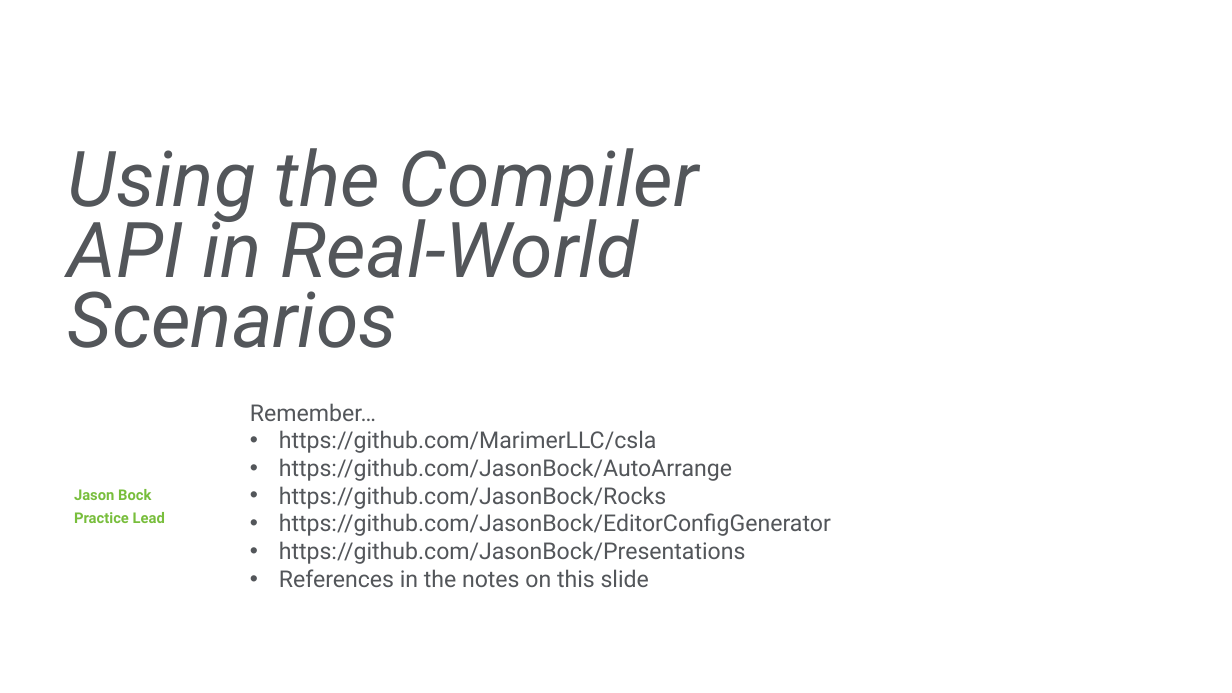
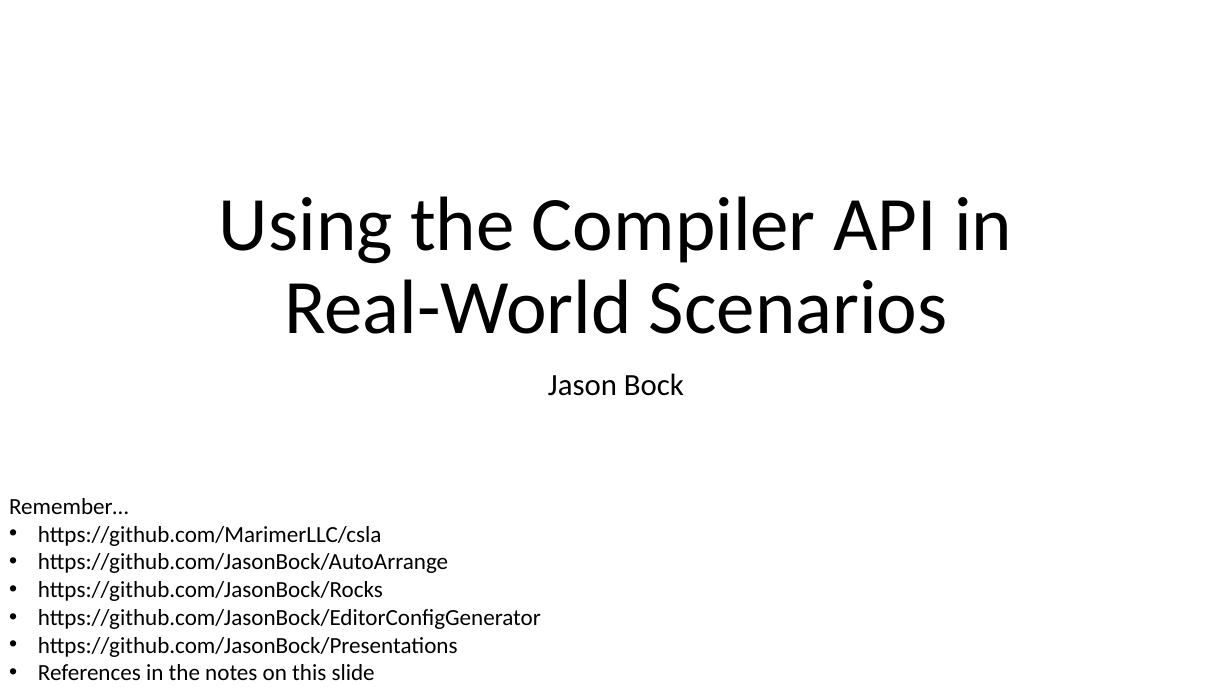
Before and after one commit to JasonBock/Presentations, a slide deck: slide 16 of Using the Compiler API in Real-World Scenarios.pptx. Drawn at 1232x693 pixels with LibreOffice and Linux fonts; fonts in the diff are those of the drawing; background and template pictures are left out. Boxes give left, top, right and bottom in pixels: in the first picture for what was removed or moved away, otherwise in the second. Text is boxed around its words. In the diff, an @@ line names an element or a change of style, - is before the commit and + after.

```diff
--- a/Using the Compiler API in Real-World Scenarios.pptx
+++ b/Using the Compiler API in Real-World Scenarios.pptx
@@ title "Using the Compiler API in ...": place and size @@
-title "Using the Compiler API in ..." at (68, 148, 699, 348)
+title "Using the Compiler API in ..." at (219, 196, 1012, 334)
@@ title "Using the Compiler API in ..." at (219, 196, 1012, 334): font Roboto to Calibri, text colour #53565A to #000000, italic off; alignment left to centre; line spacing 55pt to 0.9; vertical alignment top to bottom @@
@@ subtitle added at (548, 373, 684, 396), 24 pt, text #000000 @@
+Jason Bock
@@ text "Remember…": place and size @@
-text "Remember…" at (250, 403, 831, 587)
+text "Remember…" at (9, 498, 541, 680)
@@ text "Remember…" at (9, 498, 541, 680): font Roboto to Calibri, text colour #53565A to #000000 @@
@@ text removed at (74, 489, 165, 523) @@
-Jason Bock
-Practice Lead
```
Also in this commit, not shown: 15 other slides changed.
